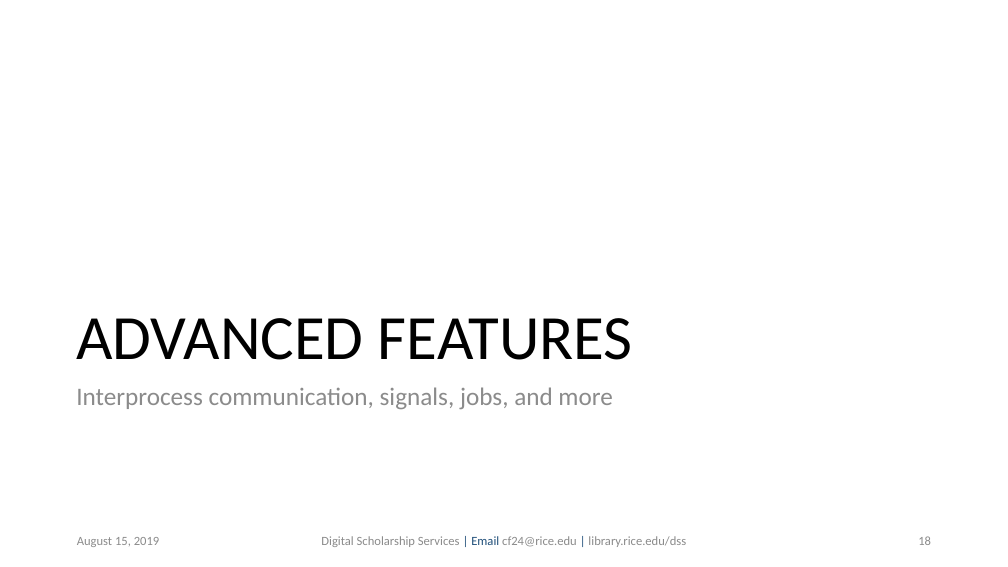
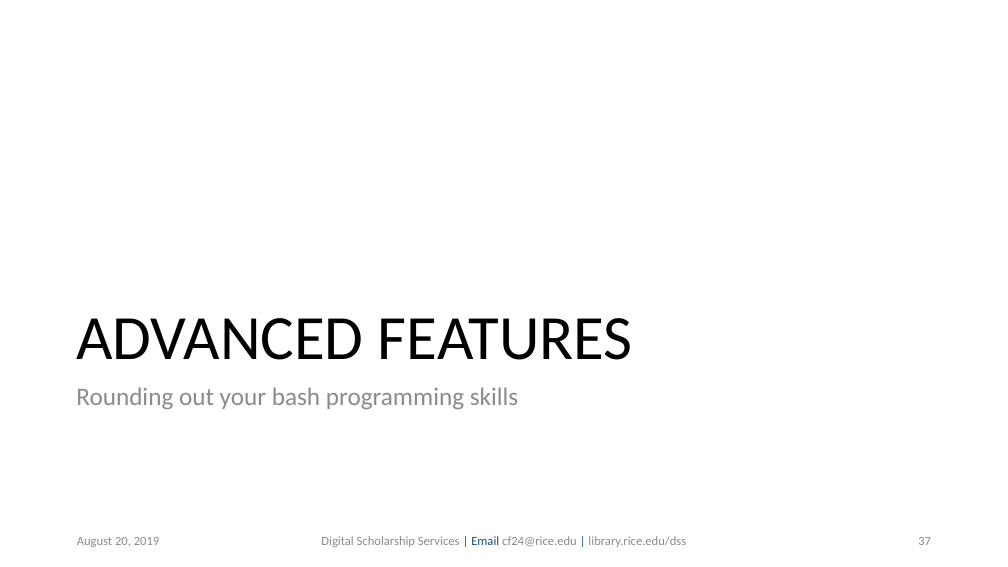
Before and after one commit to bakitybacon/rice-data-and-donuts, a slide deck: slide 37 of bash/Introduction to Bash.pptx (slide 18 before the commit). Drawn at 1008x567 pixels with LibreOffice and Linux fonts; fonts in the diff are those of the drawing; background and template pictures are left out. Boxes give left, top, right and bottom in pixels: in the first picture for what was removed or moved away, otherwise in the second. Text is boxed around its words. In the diff, an @@ line names an element or a change of style, - is before the commit and + after.

```diff
--- a/bash/Introduction to Bash.pptx
+++ b/bash/Introduction to Bash.pptx
@@ text at (x1=76, y1=387, x2=518, y2=409): text changed @@
-Interprocess communication, signals, jobs, and more
+Rounding out your bash programming skills
@@ text at (x1=77, y1=537, x2=160, y2=547): text changed @@
-August 15, 2019
+August 20, 2019
@@ page number at (x1=918, y1=537, x2=931, y2=545): text changed @@
-18
+37
```
Also in this commit, not shown: 41 other slides changed, 6 slides added, 1 slide removed.
